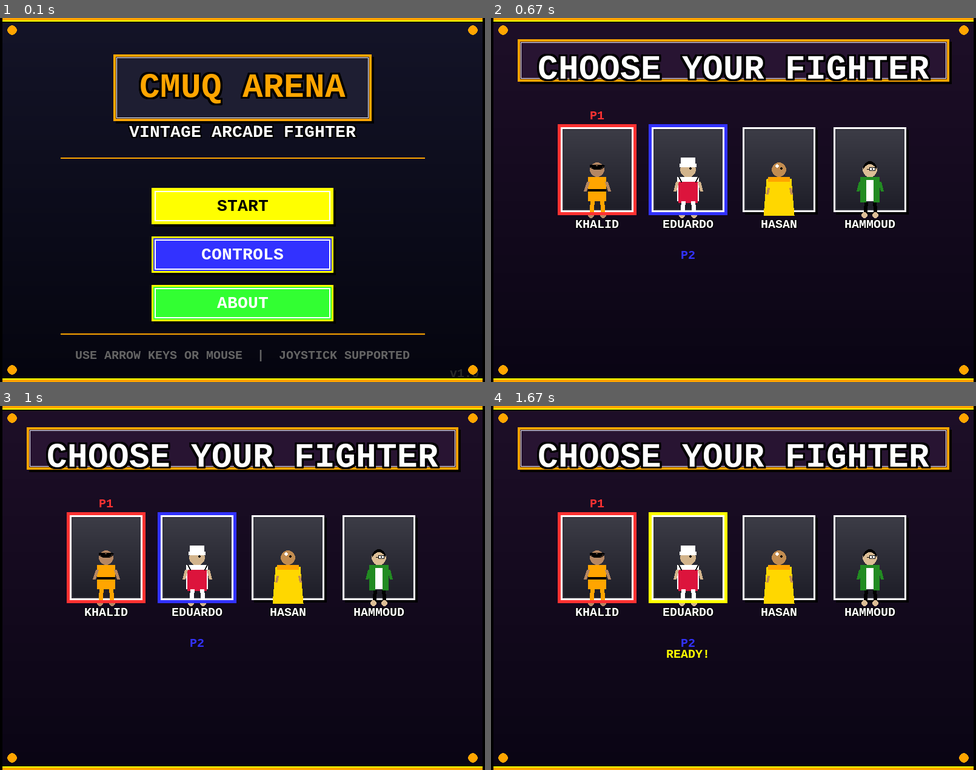
Above: before the commit, frames 1-4 (two rows, left to right).
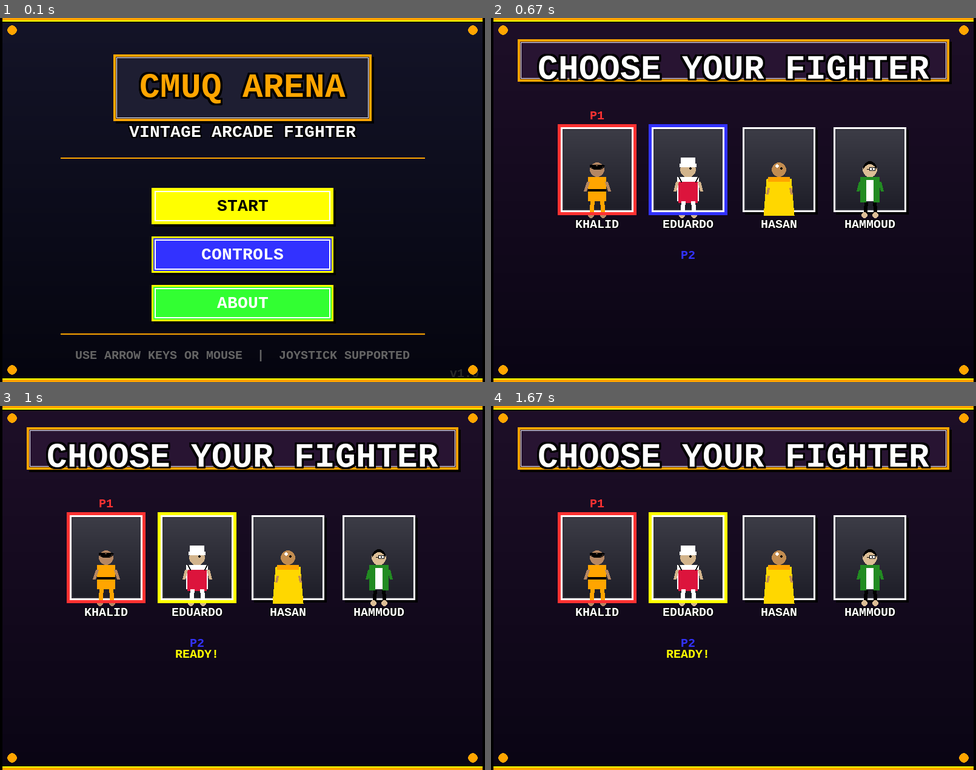
Above: after the commit, the same moments.

Repository: ymh1874/StreetFighter
Game: pygame game, started from main.py
Same seed, same stepped clock (60 frames per second), same inputs: the game is played once before the commit and once after it.
Inputs:
- Up to frame 1 (0.1 s): no input
- Up to frame 2 (0.67 s): tap Enter at 0.33 s
- Up to frame 3 (1 s): tap 1 at 0.67 s
- Up to frame 4 (1.67 s): hold D 1-1.47 s; hold A from 1.5 s (still down); tap 1 at 1.65 s

Frames 1-2 are identical in both runs. In frame 3, 0.7% of the frame differs, in the area x 32-49%, y 29-70%; in frame 4, nothing differs.

Commit message:
Change player 2 select key to KP1
Replaces the player 2 character select key from 'A' to the keypad '1' key (K_KP1) for improved input handling.

Diff:
--- a/game.py
+++ b/game.py
@@ -278,7 +278,7 @@
                     self.p2_cursor = (self.p2_cursor - 1) % len(c.CHARACTERS)
                 elif key == pygame.K_RIGHT:
                     self.p2_cursor = (self.p2_cursor + 1) % len(c.CHARACTERS)
-                elif key == pygame.K_a:
+                elif key == pygame.K_KP1:
                     self.p2_selected = True
 
         # Game over screen
